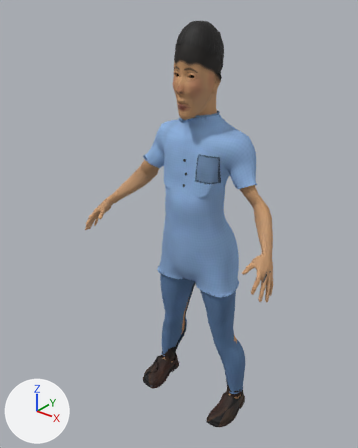
Two versions of the glTF model studio/public/assets/characters/char.anak-laki/char.anak-laki.glb, one commit apart.
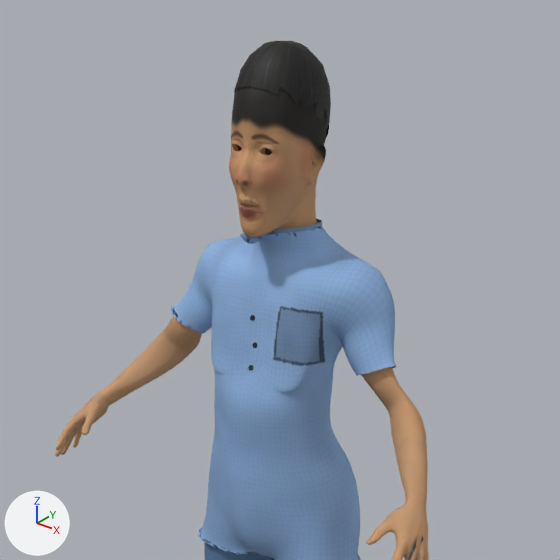
Old and new are each drawn whole from a 50 mm camera at (0.749, -1.05, 1.232) aimed at (-0.039, -0.065, 0.622) and again close up on the part from 16% to 95% of the width and 0% to 63% of the height. Lighting does not change. The marker at lower left points along +X, +Y and +Z. The last two pictures show the newer version. Vertices at exactly the same position are counted once.

The first close-up shows 'char.anak-laki-mesh'.
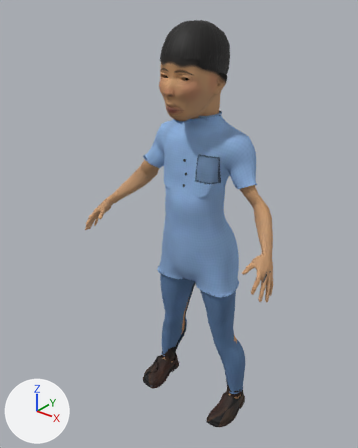
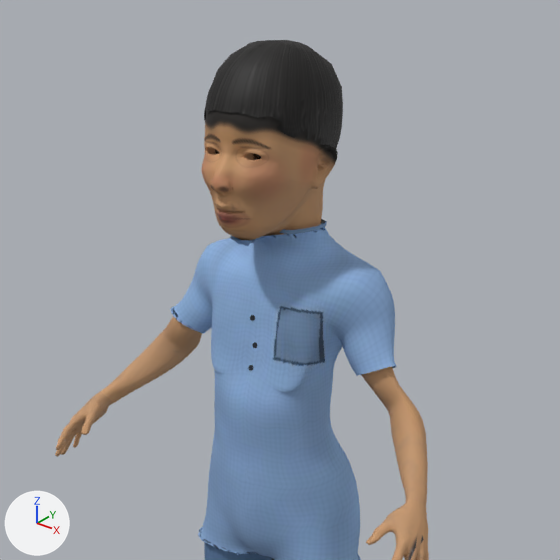
Patch to the scene script:
```diff
--- a/studio/public/assets/characters/char.anak-laki/char.anak-laki.glb.py
+++ b/studio/public/assets/characters/char.anak-laki/char.anak-laki.glb.py
@@ me_char_anak_laki @@
 # used by ob_char_anak_laki_mesh; location = (0.0, 0.0, 0.0)
-me_char_anak_laki.from_pydata(...)  # 21197 vertices, 40779 faces; spans x -0.308..0.308, y -0.2..0.075, z -0.005..1.154
+me_char_anak_laki.from_pydata(...)  # 21402 vertices, 41167 faces; spans x -0.308..0.308, y -0.2..0.075, z -0.005..1.155
+# me_char_anak_laki part 1: the loose piece of 141 vertices spanning x 0.015..0.027, y -0.09..-0.088, z 1.029..1.041 is moved by (0.008, -0.032, 0.0)
+# me_char_anak_laki part 2: the loose piece of 192 vertices spanning x -0.054..0.054, y -0.097..0.031, z 1.033..1.154 is rebuilt with 429 vertices and now spans x -0.084..0.084, y -0.144..0.043, z 0.987..1.155
+# me_char_anak_laki part 3: 10 vertices moved within x -0.023..0.023, y -0.1..0.02, z 0.915..0.932; 4678 vertices removed from x -0.061..0.061, y -0.118..0.027, z 0.861..1.15; 4646 vertices added at x -0.084..0.084, y -0.162..0.037, z 0.862..1.15
+# other edits to the shape of me_char_anak_laki do not show in these pictures
 me_char_anak_laki.materials.append(mat_skin)
```

Pixel boxes (x1, y1, x2, y2) of what changed, in the close-ups (560 x 560 px; the box of a moved part takes in the faces that stretch with it):
'char.anak-laki-mesh', reshaped: before (55, 41, 429, 560); after (55, 40, 429, 560)
part 1 of me_char_anak_laki, moved or reshaped: before (265, 148, 272, 155); after (253, 154, 261, 160)
part 2 of me_char_anak_laki, rebuilt: before (234, 41, 331, 139); after (204, 40, 343, 154)
part 3 of me_char_anak_laki, moved or reshaped: before (229, 44, 338, 296); after (202, 45, 338, 296)
